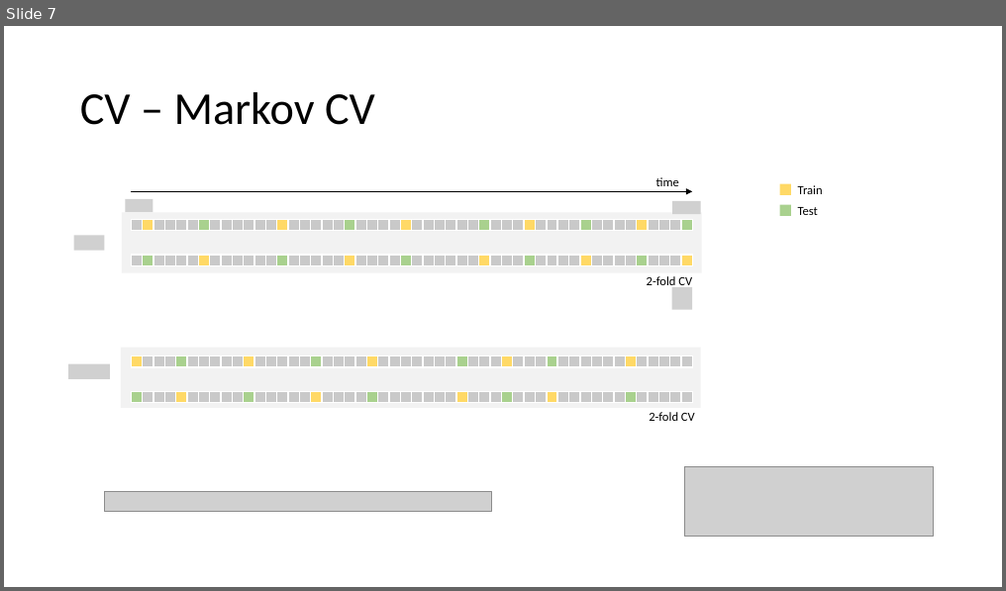
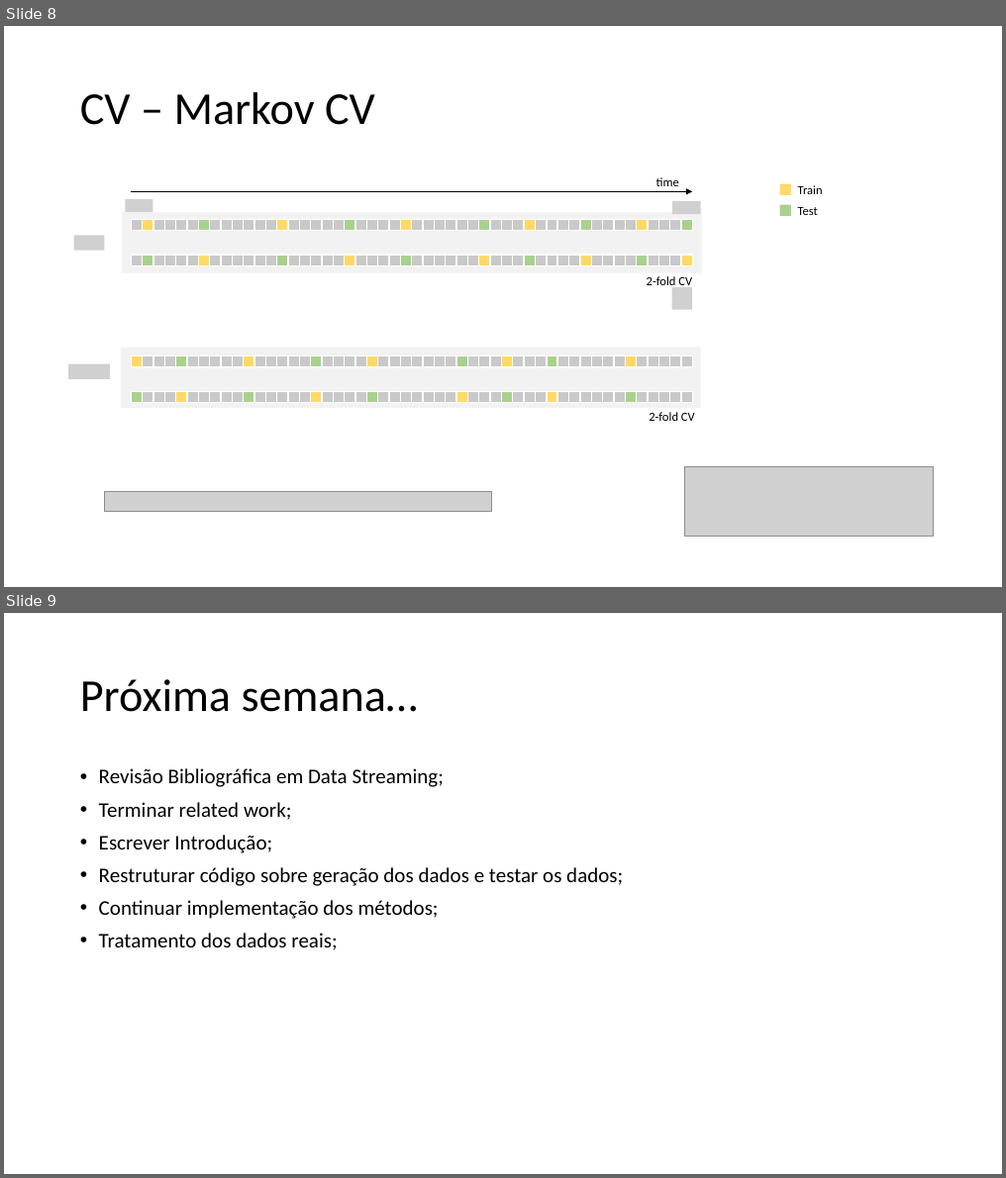
Before and after one commit to MiguelLoureiro98/timecave, a slide deck: papers/.ppt/TimeSeriesCV_11042024.pptx. Shown one above the other, each under a label of ours: slide 7 before the commit, slides 8 and 9 after it. The pictures are 1006x591 and 1006x1178 pixels, drawn with LibreOffice and Linux fonts; fonts in the diff are those of the drawing; grey boxes stand for pictures. Boxes give left, top, right and bottom in pixels: in the first picture for what was removed or moved away, otherwise in the second. Text is boxed around its words. In the diff, an @@ line names an element or a change of style, - is before the commit and + after.

```diff
--- a/papers/.ppt/TimeSeriesCV_11042024.pptx
+++ b/papers/.ppt/TimeSeriesCV_11042024.pptx
@@ slide 9 added at <box>4,613,1002,1174</box>, background #FFFFFF @@
@@ title added at <box>80,679,418,712</box>, 44 pt, text #000000 @@
+Próxima semana…
@@ text added at <box>99,768,623,951</box>, 20 pt, text #000000 @@
+• Revisão Bibliográfica em Data Streaming;
+• Terminar related work;
+• Escrever Introdução;
+• Restruturar código sobre geração dos dados e testar os dados;
+• Continuar implementação dos métodos;
+• Tratamento dos dados reais;
@@ what was slide 7 is now slide 8 @@
```
Also in this commit, not shown: 1 slide changed, 1 other slide added, 7 other files.
